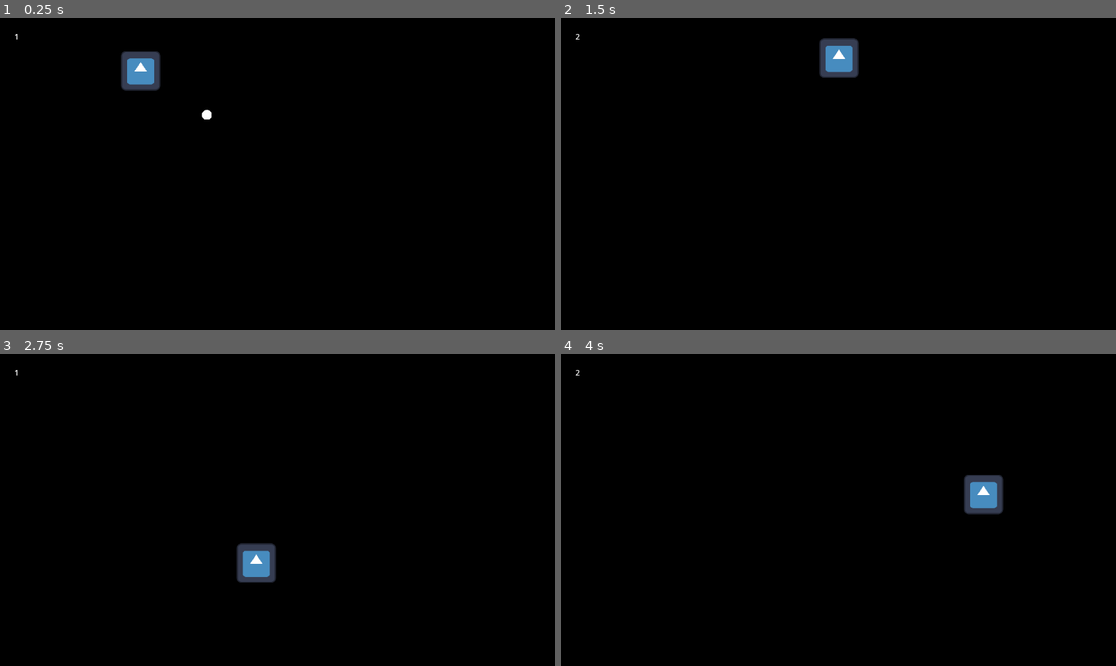
Above: before the commit, frames 1-4 (two rows, left to right).
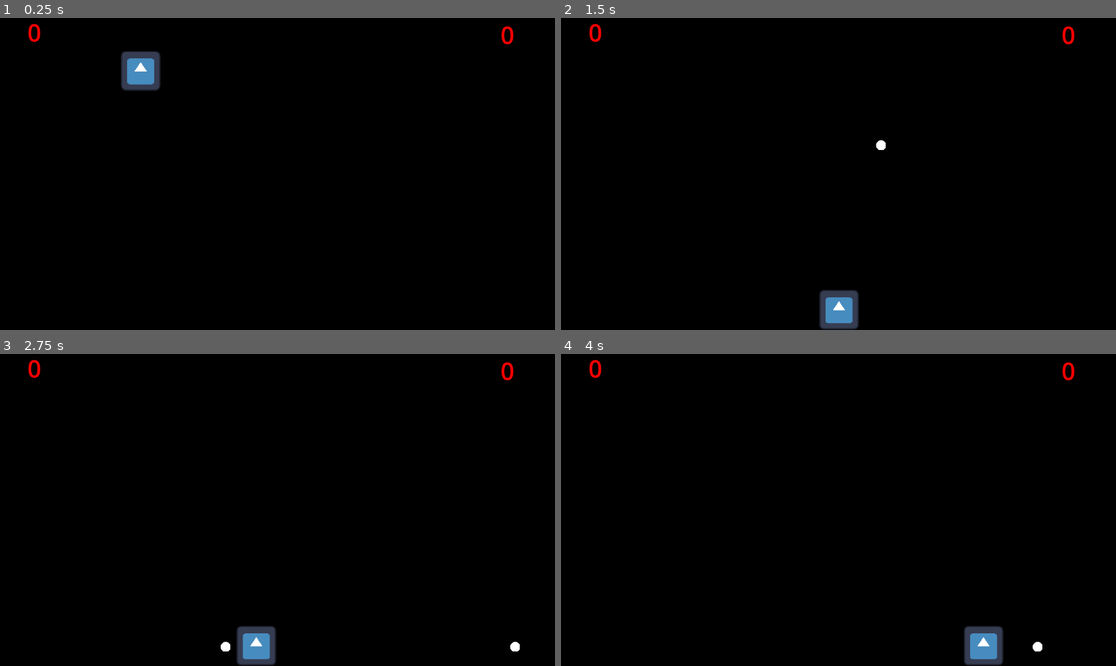
Above: after the commit, the same moments.

Repository: Jakub-Stankiewicz/platformer
Game: Godot game, scene res://scenes/arena.tscn
Two runs of this game, one before a commit and one after it. Both use one fixed random seed, a clock stepped at 60 frames per second and the inputs below. The engine's default icon, where the game draws it, is replaced by a stand-in: a white triangle on a blue panel in a dark square.
Inputs (mouse positions are in pixels of both pictures, inside the frame that each line leads up to):
- Up to frame 1 (0.25 s): no input
- Up to frame 2 (1.5 s): tap Enter (ui_accept) at 0.5, 0.77, 0.8, 1.07, 1.35 s; move the mouse to (960, 158) at 0.52 s; hold Right (ui_right) from 0.53 s (still down); click (960, 158) at 0.6 s; move the mouse to (727, 189) at 1.27 s
- Up to frame 3 (2.75 s): tap Enter (ui_accept) at 1.52, 1.82, 2.3 s; click (166, 525) at 1.55 s; move the mouse to (333, 441) at 2.02 s; release Right (ui_right) at 2.03 s; hold Left (ui_left) from 2.03 s (still down); click (333, 441) at 2.1 s
- Up to frame 4 (4 s): move the mouse to (810, 572) at 2.77 s; release Left (ui_left) at 2.78 s; hold Right (ui_right) from 2.78 s (still down); click (810, 572) at 2.85 s; tap Enter (ui_accept) at 3.02, 3.32, 3.6, 3.77 s; move the mouse to (1005, 556) at 3.52 s

The runs differ from the first frame. In frame 1, 0.2% of the frame differs, in the area x 2-93%, y 1-33%; in frame 2, 2.0%; in frame 3, 2.0%, in the area x 2-94%, y 1-100%; in frame 4, 2.0%.

Commit message:
Strzelanie i sterowanie padem

Diff:
--- /dev/null
+++ b/game_controller.gd
@@ -0,0 +1 @@
+extends Node
--- a/project.godot
+++ b/project.godot
@@ -12,8 +12,35 @@
 
 config/name="retro-platformer"
 run/main_scene="res://scenes/arena.tscn"
-config/features=PackedStringArray("4.3", "Forward Plus")
+config/features=PackedStringArray("4.4", "Forward Plus")
 config/icon="res://sprites/icon.svg"
+
+[autoload]
+
+GameController="*res://game_controller.gd"
+
+[input]
+
+ui_accept={
+"deadzone": 0.5,
+"events": [Object(InputEventKey,"resource_local_to_scene":false,"resource_name":"","device":0,"window_id":0,"alt_pressed":false,"shift_pressed":false,"ctrl_pressed":false,"meta_pressed":false,"pressed":false,"keycode":4194309,"physical_keycode":0,"key_label":0,"unicode":0,"location":0,"echo":false,"script":null)
+, Object(InputEventKey,"resource_local_to_scene":false,"resource_name":"","device":0,"window_id":0,"alt_pressed":false,"shift_pressed":false,"ctrl_pressed":false,"meta_pressed":false,"pressed":false,"keycode":4194310,"physical_keycode":0,"key_label":0,"unicode":0,"location":0,"echo":false,"script":null)
+, Object(InputEventKey,"resource_local_to_scene":false,"resource_name":"","device":0,"window_id":0,"alt_pressed":false,"shift_pressed":false,"ctrl_pressed":false,"meta_pressed":false,"pressed":false,"keycode":32,"physical_keycode":0,"key_label":0,"unicode":32,"location":0,"echo":false,"script":null)
+, Object(InputEventJoypadButton,"resource_local_to_scene":false,"resource_name":"","device":-1,"button_index":0,"pressure":0.0,"pressed":false,"script":null)
+]
+}
+shoot={
+"deadzone": 0.2,
+"events": [Object(InputEventMouseButton,"resource_local_to_scene":false,"resource_name":"","device":-1,"window_id":0,"alt_pressed":false,"shift_pressed":false,"ctrl_pressed":false,"meta_pressed":false,"button_mask":0,"position":Vector2(0, 0),"global_position":Vector2(0, 0),"factor":1.0,"button_index":1,"canceled":false,"pressed":false,"double_click":false,"script":null)
+, Object(InputEventJoypadMotion,"resource_local_to_scene":false,"resource_name":"","device":-1,"axis":5,"axis_value":1.0,"script":null)
+]
+}
+jump={
+"deadzone": 0.2,
+"events": [Object(InputEventJoypadButton,"resource_local_to_scene":false,"resource_name":"","device":-1,"button_index":11,"pressure":0.0,"pressed":true,"script":null)
+, Object(InputEventJoypadButton,"resource_local_to_scene":false,"resource_name":"","device":-1,"button_index":0,"pressure":0.0,"pressed":true,"script":null)
+]
+}
 
 [rendering]
 
--- a/scenes/arena.tscn
+++ b/scenes/arena.tscn
@@ -1,7 +1,6 @@
-[gd_scene load_steps=5 format=3 uid="uid://cwctnfbv43bmv"]
+[gd_scene load_steps=4 format=3 uid="uid://cwctnfbv43bmv"]
 
 [ext_resource type="PackedScene" uid="uid://co5be136b4wdf" path="res://scenes/character.tscn" id="1_ddxnd"]
-[ext_resource type="PackedScene" uid="uid://bu7f8yv0imcxg" path="res://scenes/projectile.tscn" id="2_cxx2v"]
 
 [sub_resource type="RectangleShape2D" id="RectangleShape2D_q1ey7"]
 size = Vector2(177.25, 770.5)
@@ -21,23 +20,38 @@
 [node name="Character" parent="." instance=ExtResource("1_ddxnd")]
 position = Vector2(291, 83)
 
-[node name="Label" type="Label" parent="."]
-offset_left = 30.0
-offset_top = 27.0
-offset_right = 70.0
-offset_bottom = 50.0
-text = "0"
-
-[node name="walls" type="StaticBody2D" parent="."]
+[node name="outer walls" type="StaticBody2D" parent="."]
 position = Vector2(274, 234)
 
-[node name="CollisionShape2D" type="CollisionShape2D" parent="walls"]
+[node name="left" type="CollisionShape2D" parent="outer walls"]
 position = Vector2(-361.625, 120.75)
 shape = SubResource("RectangleShape2D_q1ey7")
 
-[node name="CollisionShape2D2" type="CollisionShape2D" parent="walls"]
+[node name="bottom" type="CollisionShape2D" parent="outer walls"]
 position = Vector2(368, 469.75)
 shape = SubResource("RectangleShape2D_dqyms")
 
-[node name="RigidBody2D" parent="." instance=ExtResource("2_cxx2v")]
-position = Vector2(429, 172)
+[node name="right" type="CollisionShape2D" parent="outer walls"]
+position = Vector2(970, 106)
+shape = SubResource("RectangleShape2D_q1ey7")
+
+[node name="top" type="CollisionShape2D" parent="outer walls"]
+position = Vector2(327, -292)
+shape = SubResource("RectangleShape2D_dqyms")
+
+[node name="player 1 lives" type="Label" parent="."]
+offset_left = 57.0
+offset_top = -5.0
+offset_right = 260.0
+offset_bottom = 80.0
+theme_override_colors/font_color = Color(1, 0, 0, 1)
+theme_override_font_sizes/font_size = 50
+text = "0"
+
+[node name="player 2 lives" type="Label" parent="."]
+offset_left = 1039.0
+offset_right = 1242.0
+offset_bottom = 85.0
+theme_override_colors/font_color = Color(1, 0, 0, 1)
+theme_override_font_sizes/font_size = 50
+text = "0"
--- a/scenes/character.tscn
+++ b/scenes/character.tscn
@@ -1,7 +1,7 @@
 [gd_scene load_steps=4 format=3 uid="uid://co5be136b4wdf"]
 
-[ext_resource type="Script" path="res://scripts/character.gd" id="1_kgok0"]
-[ext_resource type="Texture2D" uid="uid://b106ui6ysn8q3" path="res://sprites/icon.svg" id="2_snt3t"]
+[ext_resource type="Script" uid="uid://bre7fe3gcyb4c" path="res://scripts/character.gd" id="1_kgok0"]
+[ext_resource type="Texture2D" uid="uid://b106ui6ysn8q3" path="res://icon.svg" id="2_snt3t"]
 
 [sub_resource type="RectangleShape2D" id="RectangleShape2D_sxjap"]
 size = Vector2(83, 83)
--- /dev/null
+++ b/scenes/game_controller.tscn
@@ -0,0 +1,6 @@
+[gd_scene load_steps=2 format=3 uid="uid://ddiqvumnpbjk0"]
+
+[ext_resource type="Script" uid="uid://7m7sbtkap336" path="res://scripts/game_controller.gd" id="1_vq0e2"]
+
+[node name="GameController" type="Node2D"]
+script = ExtResource("1_vq0e2")
--- a/scenes/projectile.tscn
+++ b/scenes/projectile.tscn
@@ -1,11 +1,13 @@
 [gd_scene load_steps=4 format=3 uid="uid://bu7f8yv0imcxg"]
 
-[ext_resource type="Script" path="res://scripts/projectile.gd" id="1_7163f"]
+[ext_resource type="Script" uid="uid://duprxlurgv0p6" path="res://scripts/projectile.gd" id="1_7163f"]
 [ext_resource type="Texture2D" uid="uid://pdupfuf8nk7g" path="res://sprites/projectile.png" id="1_bo3yr"]
 
 [sub_resource type="CircleShape2D" id="CircleShape2D_tffii"]
 
-[node name="RigidBody2D" type="CharacterBody2D"]
+[node name="Projectile" type="Area2D"]
+collision_layer = 2
+collision_mask = 0
 script = ExtResource("1_7163f")
 
 [node name="CollisionShape2D" type="CollisionShape2D" parent="."]
--- a/scripts/character.gd
+++ b/scripts/character.gd
@@ -1,35 +1,58 @@
 extends CharacterBody2D
 
-@onready var label = $"../Label"
+@onready var projectile_scene = preload("res://scenes/projectile.tscn")
 
-const SPEED = 300.0
-const JUMP_VELOCITY = -600.0
+var speed = 300.0
+var jump_velocity = -600.0
+var max_jump_count = 2
 
-var jump_count = 1
-const MAX_JUMP_COUNT = 2
+var jump_count = 0
+var direction = 1.0
+
+
+
+func shoot(shooting_direction):
+	var projectile = projectile_scene.instantiate()
+	get_tree().current_scene.add_child(projectile)
+	projectile.global_position = global_position
+
+	if shooting_direction == -1.0:
+		projectile.direction = (Vector2.LEFT)
+	else:
+		projectile.direction = (Vector2.RIGHT)
+
+func jump():
+	jump_count += 1
+	velocity.y = jump_velocity
+
 
 
 func _physics_process(delta: float) -> void:
+	#label.text = str(jump_count)
+
 	# Add the gravity.
-	label.text = str(jump_count)
 	if not is_on_floor():
 		velocity += get_gravity() * delta
 
-	# Handle jump.
-	if Input.is_action_just_pressed("ui_accept") and (is_on_floor() or jump_count < MAX_JUMP_COUNT):
-		jump_count += 1
-		velocity.y = JUMP_VELOCITY
+
+	if Input.get_axis("ui_left", "ui_right"):
+		direction = 1.0 if Input.get_axis("ui_left", "ui_right") > 0 else -1.0   # checking becuase gmepad joys give values other than 1.0 and -1.0
+		velocity.x = direction * speed
+		print(direction)
+	else:
+		velocity.x = move_toward(velocity.x, 0, speed)
 
 
-	# Get the input direction and handle the movement/deceleration.
-	# As good practice, you should replace UI actions with custom gameplay actions.
-	var direction := Input.get_axis("ui_left", "ui_right")
-	if direction:
-		velocity.x = direction * SPEED
-	else:
-		velocity.x = move_toward(velocity.x, 0, SPEED)
+	## SHOOTING
+	if Input.is_action_just_pressed("shoot"):
+		shoot(direction)
+
+	## JUMPING
+	if Input.is_action_just_pressed("jump") and (is_on_floor() or jump_count < max_jump_count):
+		jump()
 
 
+	## Resetting the jump count
 	if is_on_floor():
 		jump_count = 1
 
--- /dev/null
+++ b/scripts/game_controller.gd
@@ -0,0 +1,30 @@
+extends Node
+
+signal lives_updated(player_id: int, lives: int)
+
+var max_lives := 10
+var players: Dictionary
+
+func new_game(number_of_players):
+    for i in range(number_of_players):
+        add_player(i)
+
+
+
+func add_player(player_id: int):
+    players[player_id] = max_lives
+    emit_signal("lives_updated", player_id, max_lives)
+
+
+
+func update_lives(player_id: int, amount):
+    if players.has(player_id):
+        players[player_id] += amount
+        emit_signal("lives_updated", player_id, players[player_id])
+
+        if players[player_id] <= 0:
+            player_died(player_id)
+
+
+func player_died(player_id: int):
+    print("Player %d is out!" % player_id)
--- /dev/null
+++ b/scripts/hud.gd
@@ -0,0 +1,16 @@
+extends CanvasLayer
+
+@onready var p1_label = $Player1LivesLabel
+@onready var p2_label = $Player2LivesLabel
+
+
+func _ready():
+	# GameController.lives_updated.connect(update_lives)
+	pass
+
+func update_lives(player_id: int, lives: int):
+	match player_id:
+		0:
+			p1_label.text = "Lives: %d" % lives
+		1:
+			p2_label.text = "Lives: %d" % lives
--- a/scripts/projectile.gd
+++ b/scripts/projectile.gd
@@ -1,26 +1,17 @@
-extends CharacterBody2D
+extends Area2D
 
+@export var speed: float = 400.0
+var direction: Vector2 = Vector2.RIGHT
 
-const SPEED = 300.0
-const JUMP_VELOCITY = -600.0
+func _ready():
+	# Connect signal for collision
+	body_entered.connect(_on_body_entered)
 
-var rotation_direction = 0  # the angle at which projectiles are shot
+func _process(delta):
+	position += direction * speed * delta
 
-func _ready() -> void:
-	var direction := Input.get_axis("ui_left", "ui_right")
-	print(direction)
-	if direction:
-		velocity.x = direction * SPEED
-	else:
-		velocity.x = move_toward(velocity.x, 0, SPEED)
-
-func _physics_process(delta: float) -> void:
-	# Add the gravity.
-	velocity += get_gravity() * delta
-
-	if is_on_floor():
-		queue_free()
-
-
-
-	move_and_slide()
+func _on_body_entered(body: Node):
+	# You can filter by node type if needed
+	if body.is_in_group("players"):
+		GameController.lose_life(body.cotroller_id)
+	queue_free()
Not shown, added: game_controller.gd.uid
Not shown, added: scripts/character.gd.uid
Not shown, added: scripts/game_controller.gd.uid
Not shown, added: scripts/hud.gd.uid
Not shown, added: scripts/projectile.gd.uid
